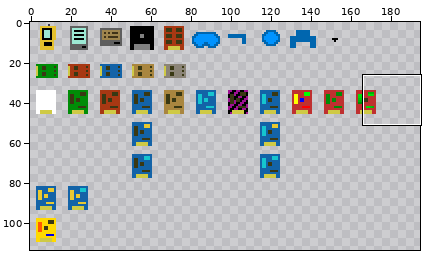
Edited in one commit: sprite sheet (resources/logisticspipes/item_textures.png). The first picture is a wide view before the edit; the outline marks the close-up.
Close-up. First the earlier version:
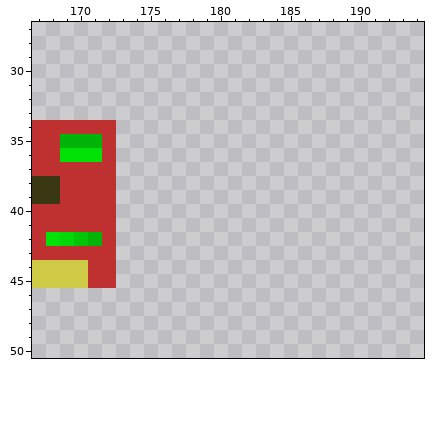
The file is 256x256 pixels. Pixels under 10% opacity are left out. Shown: x 167..194, y 27..50. The wide view leaves out empty margins.
New version:
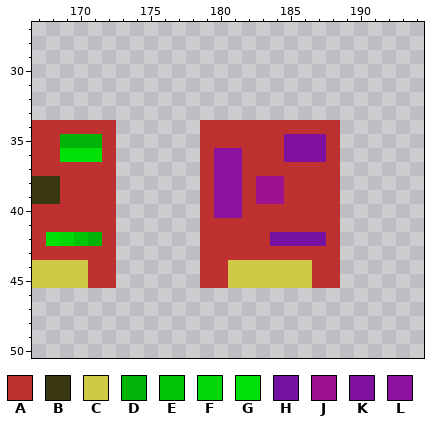
Palette (. is transparent): A #bf3030  B #393813  C #cfca45  D #00b307  E #00c607  F #00d907  G #00e107  H #7511a0  J #9e1193  K #8011a0  L #8d11a0
The exact change:
Changed rows in their new state; - is an unchanged pixel.
first column x 179:
34 AAAAAAAAAA
35 AAAAAAKKKA
36 ALLAAAKKKA
37 ALLAAAAAAA
38 ALLAJJAAAA
39 ALLAJJAAAA
40 ALLAAAAAAA
41 AAAAAAAAAA
42 AAAAAHHHHA
43 AAAAAAAAAA
44 AACCCCCCAA
45 AACCCCCCAA
Pixel boxes of the changes (left, top, right, bottom) in both close-ups:
added: (200, 120, 340, 288)
